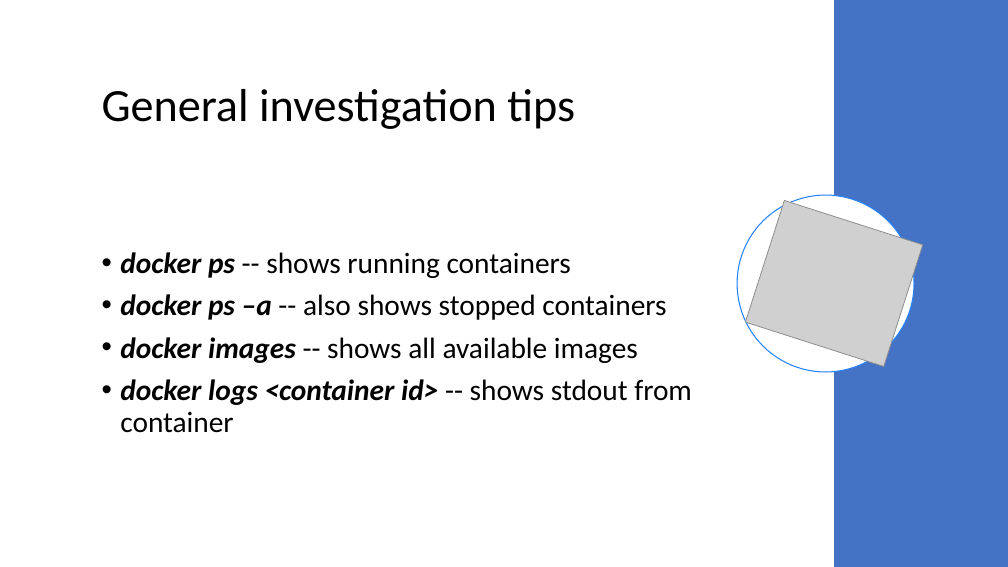
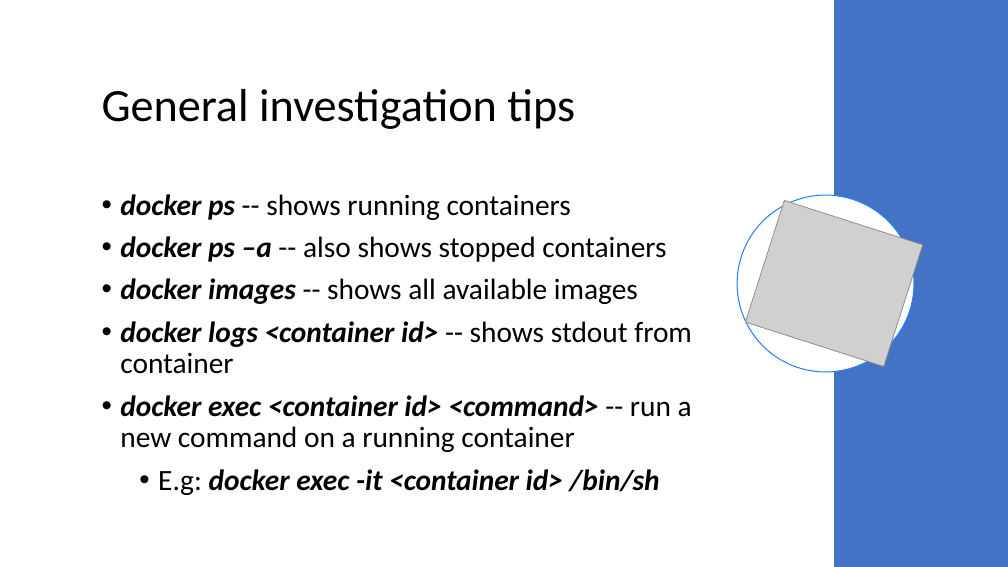
Before and after one commit to pavlosmcg/docker101, a slide deck: slide 15 of Docker 101.pptx (slide 14 before the commit). Drawn at 1008x567 pixels with LibreOffice and Linux fonts; fonts in the diff are those of the drawing; grey boxes stand for pictures. Boxes give left, top, right and bottom in pixels: in the first picture for what was removed or moved away, otherwise in the second. Text is boxed around its words. In the diff, an @@ line names an element or a change of style, - is before the commit and + after.

Commit message:
Update presentation 2022

```diff
--- a/Docker 101.pptx
+++ b/Docker 101.pptx
@@ text at (120, 194, 692, 374): less space between paragraphs @@
@@ text at (120, 395, 692, 495): paragraphs added @@
+• docker exec <container id> <command> -- run a new command on a running container
+  • E.g: docker exec -it <container id> /bin/sh
```
Also in this commit, not shown: 20 other slides changed, 1 slide added.
